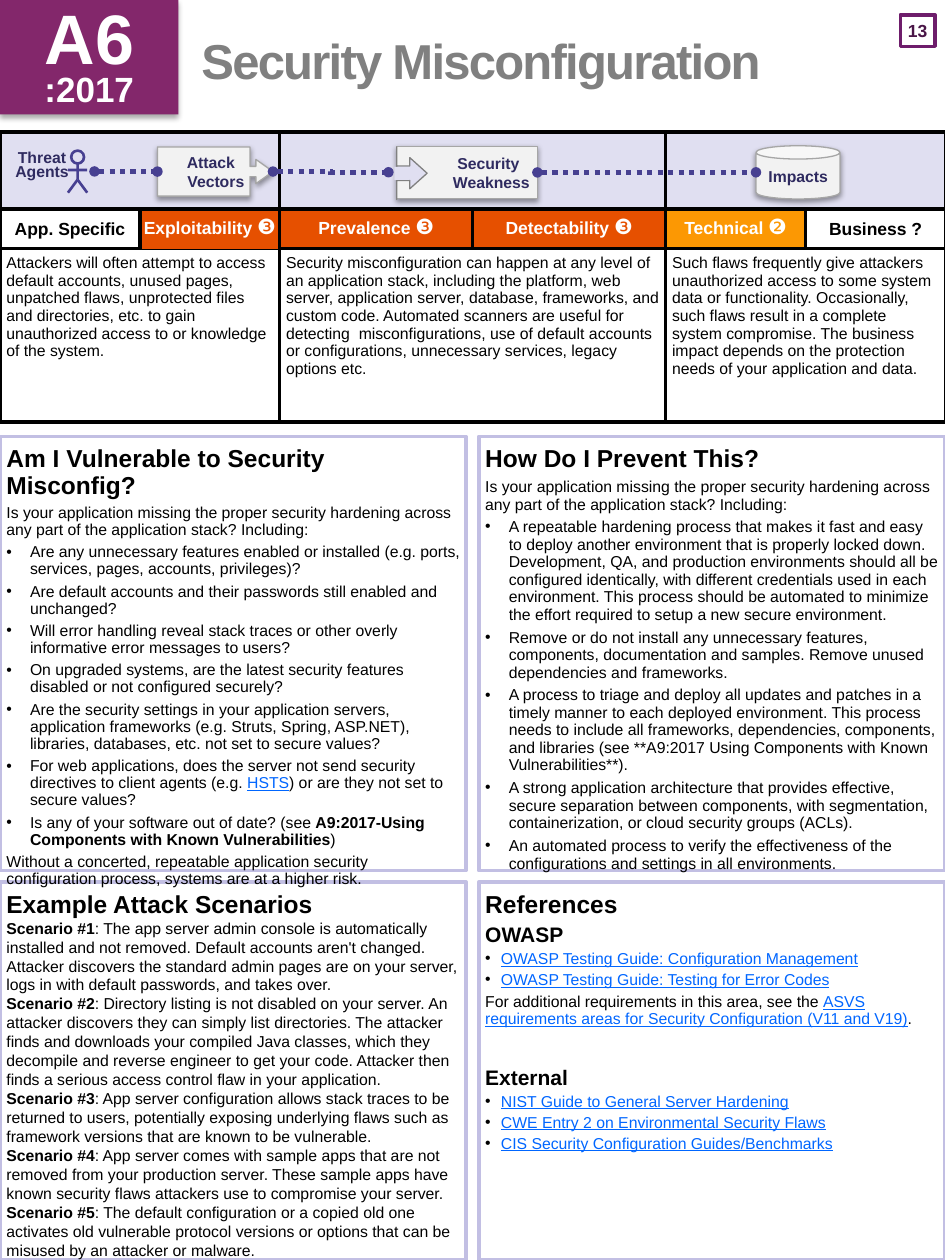
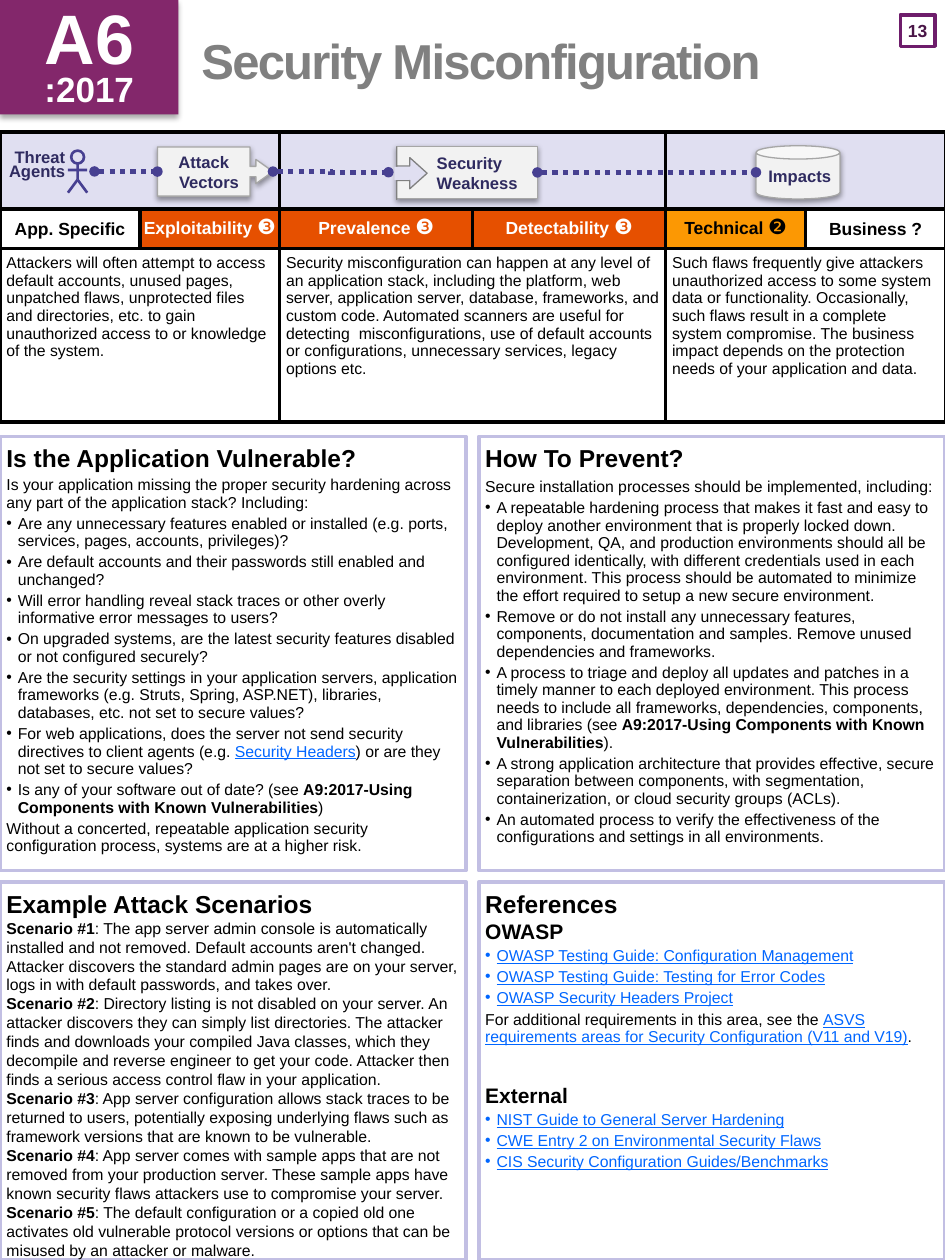
Before and after one commit to OWASP/Top10, a slide deck: slide 14 of 2017/OWASP Top 10 2017 GM (en).pptx. Drawn at 945x1260 pixels with LibreOffice and Linux fonts; fonts in the diff are those of the drawing. Boxes give left, top, right and bottom in pixels: in the first picture for what was removed or moved away, otherwise in the second. Text is boxed around its words. In the diff, an @@ line names an element or a change of style, - is before the commit and + after.

Commit message:
Updated 'OWASP Top 10 2017 GM (en)': PPTX and PDF
OWASP Top 10 2017 GM (en).pptx
OWASP Top 10 2017 GM (en).pdf

```diff
--- a/2017/OWASP Top 10 2017 GM (en).pptx
+++ b/2017/OWASP Top 10 2017 GM (en).pptx
@@ table at (0, 132, 945, 422) @@
@@ text colour #FFFFFF to #000000 in "Technical ❷" @@
@@ borders changed @@
@@ text "Threat Agents" at (9, 151, 66, 181): size 9 to 9.5 pt; alignment centre to right @@
@@ size 9 to 9.5 pt in 3 elements at (756, 146, 840, 199), (158, 147, 273, 197), (397, 146, 538, 199) @@
@@ text at (6, 449, 356, 472): text changed @@
-Am I Vulnerable to Security Misconfig?
+Is the Application Vulnerable?
@@ text at (6, 478, 457, 855): line spacing 0.9 to 10pt; less space between paragraphs; indent changed @@
@@ text at (485, 450, 933, 496): text changed @@
-How Do I Prevent This?
-Is your application missing the proper security hardening across any part of the application stack? Including:
+How To Prevent?
+Secure installation processes should be implemented, including:
@@ text at (497, 501, 934, 846): indent changed; less space between paragraphs @@
@@ text at (497, 666, 924, 752): text changed @@
-• A process to triage and deploy all updates and patches in a timely manner to each deployed environment. This process needs to include all frameworks, dependencies, components, and libraries (see **A9:2017 Using Components with Known Vulnerabilities**).
+• A process to triage and deploy all updates and patches in a timely manner to each deployed environment. This process needs to include all frameworks, dependencies, components, and libraries (see A9:2017-Using Components with Known Vulnerabilities).
@@ text at (18, 727, 441, 774): text changed @@
-• For web applications, does the server not send security directives to client agents (e.g. HSTS) or are they not set to secure values?
+• For web applications, does the server not send security directives to client agents (e.g. Security Headers) or are they not set to secure values?
@@ text at (485, 895, 617, 940): less space between paragraphs; line spacing 10pt to 0.8 @@
@@ text at (497, 991, 733, 1007): paragraph added @@
+• OWASP Security Headers Project
```
Also in this commit, not shown: 25 other slides changed, 1 slide added, 1 other file.
